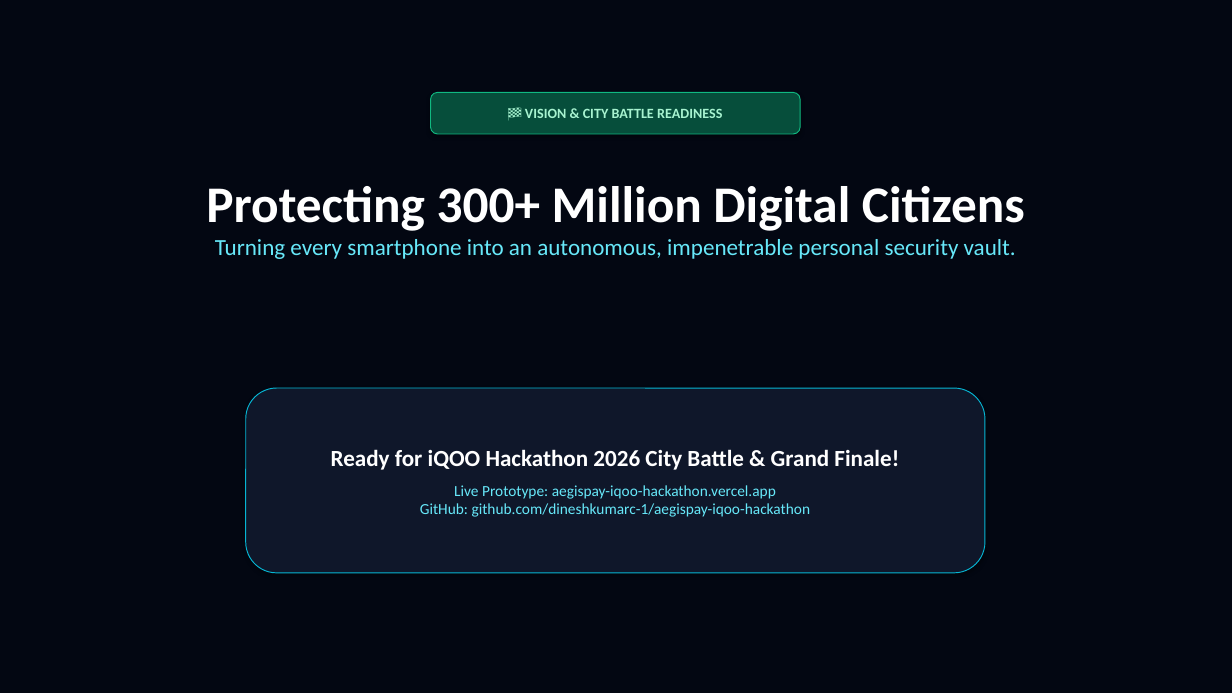
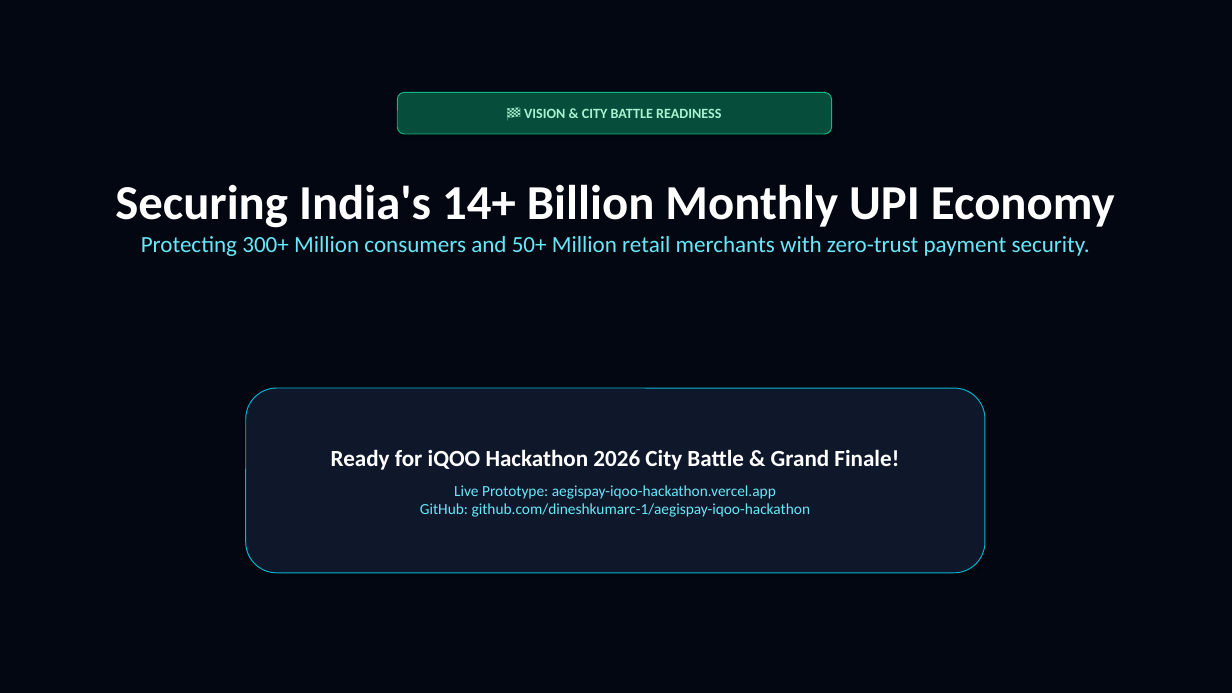
Before and after one commit to dineshkumarc-1/aegispay-iqoo-hackathon, a slide deck: slide 10 of AegisPay_Pitch_Deck.pptx. Drawn at 1232x693 pixels with LibreOffice and Linux fonts; fonts in the diff are those of the drawing. Boxes give left, top, right and bottom in pixels: in the first picture for what was removed or moved away, otherwise in the second. Text is boxed around its words. In the diff, an @@ line names an element or a change of style, - is before the commit and + after.

Commit message:
feat(fintech): align all pitch decks, pptx, and prototypes tightly around FinTech & Commerce UPI lifecycle protection

```diff
--- a/AegisPay_Pitch_Deck.pptx
+++ b/AegisPay_Pitch_Deck.pptx
@@ rounded rectangle "🏁 VISION & CITY BATTLE ...": place and size @@
-rounded rectangle "🏁 VISION & CITY BATTLE ..." at [431, 92, 800, 134]
+rounded rectangle "🏁 VISION & CITY BATTLE ..." at [397, 92, 832, 134]
@@ text at [115, 184, 1115, 256]: text changed @@
-Protecting 300+ Million Digital Citizens
-Turning every smartphone into an autonomous, impenetrable personal security vault.
+Securing India's 14+ Billion Monthly UPI Economy
+Protecting 300+ Million consumers and 50+ Million retail merchants with zero-trust payment security.
```
Also in this commit, not shown: 9 other slides changed, 2 other files.
